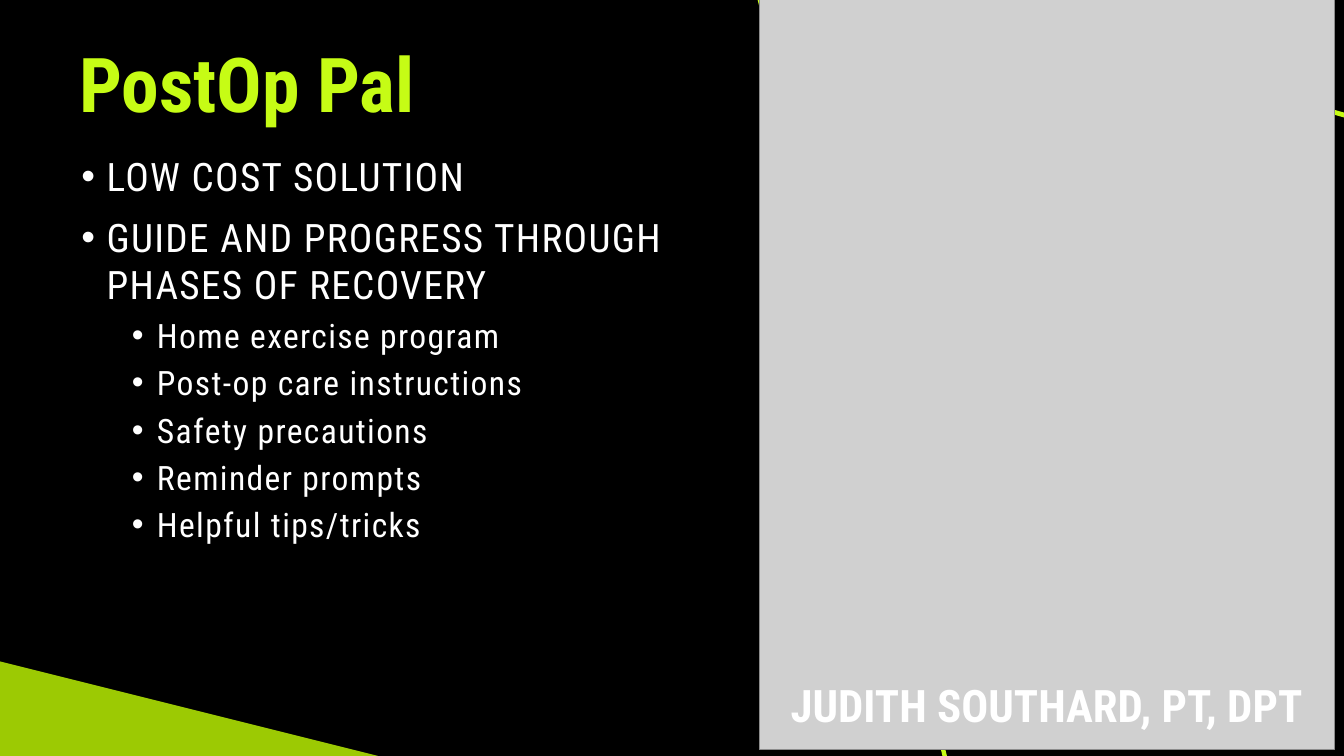
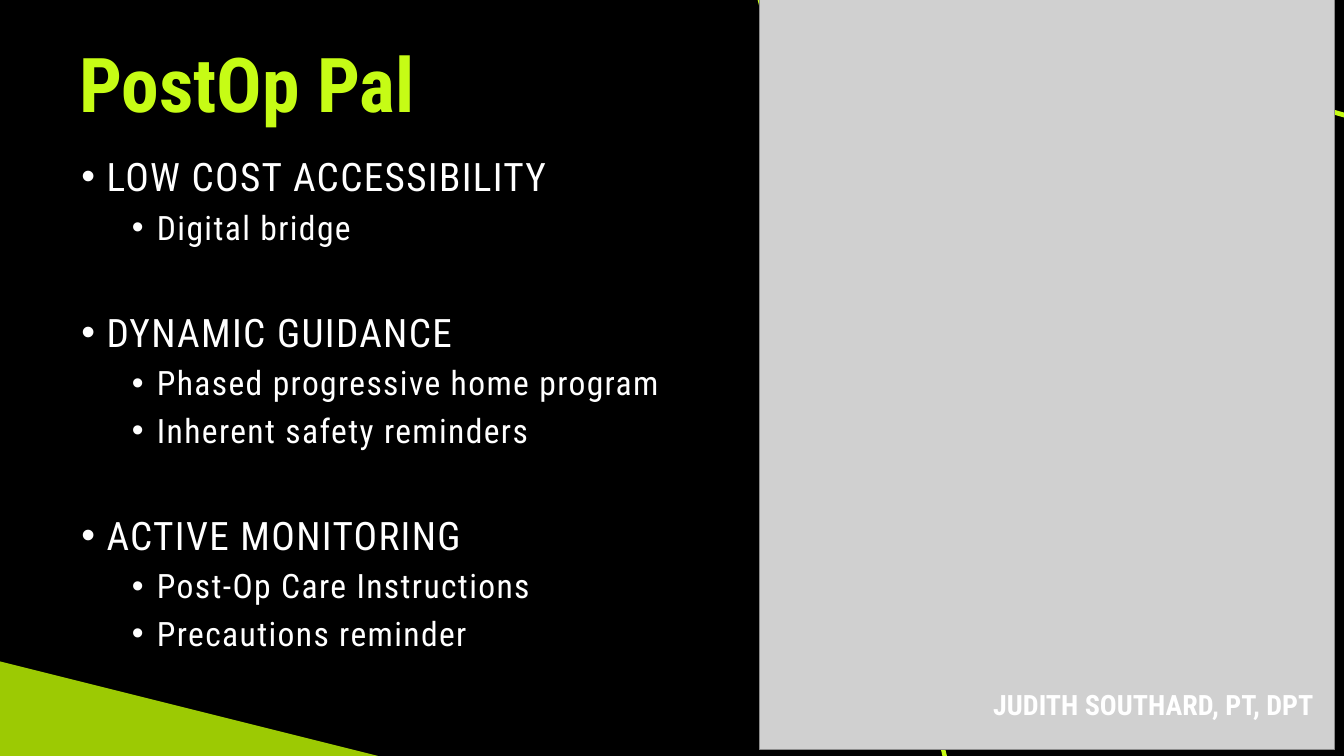
Before and after one commit to jsouth32/Judith-Southard-2026-HMI, a slide deck: slide 3 of PostOp Pal FINAL presentation.pptx. Drawn at 1344x756 pixels with LibreOffice and Linux fonts; fonts in the diff are those of the drawing; grey boxes stand for pictures. Boxes give left, top, right and bottom in pixels: in the first picture for what was removed or moved away, otherwise in the second. Text is boxed around its words. In the diff, an @@ line names an element or a change of style, - is before the commit and + after.

Commit message:
PPT updates
updating final PPT

```diff
--- a/PostOp Pal FINAL presentation.pptx
+++ b/PostOp Pal FINAL presentation.pptx
@@ text at (107, 162, 658, 647): text changed @@
-• LOW COST SOLUTION
-• GUIDE AND PROGRESS THROUGH PHASES OF RECOVERY
-  • Home exercise program
-  • Post-op care instructions
-  • Safety precautions
-  • Reminder prompts
-  • Helpful tips/tricks
+• LOW COST ACCESSIBILITY
+  • Digital bridge
+• DYNAMIC GUIDANCE
+  • Phased progressive home program
+  • Inherent safety reminders
+• ACTIVE MONITORING
+  • Post-Op Care Instructions
+  • Precautions reminder
@@ free "JUDITH SOUTHARD, PT, DPT": place and size @@
-free "JUDITH SOUTHARD, PT, DPT" at (673, 685, 1344, 732)
+free "JUDITH SOUTHARD, PT, DPT" at (574, 684, 1324, 731)
@@ free "JUDITH SOUTHARD, PT, DPT" at (574, 684, 1324, 731): size 32 to 20 pt; alignment centre to right @@
```
Also in this commit, not shown: 2 other slides changed, 1 other file.
